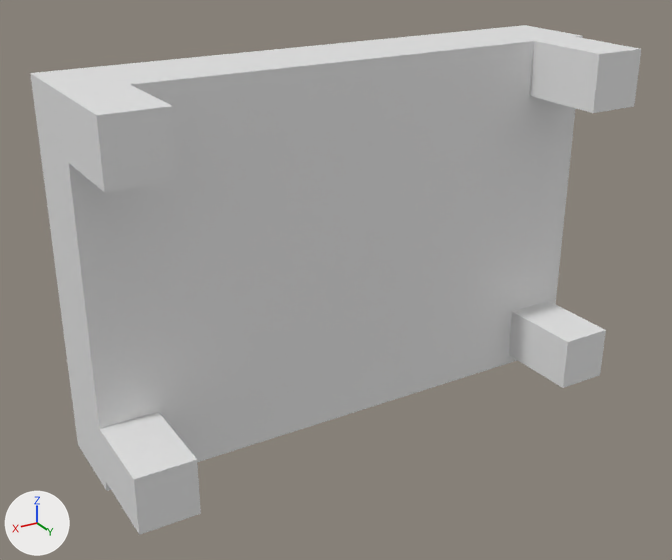
A saved change to the OBJ model landstalker/data/proxies/table_63.obj.
The view is the same before and after, from a 50 mm camera at (528.7, 24.6, 525.4) aimed at (489.8, -40.2, 493.0). Arrows for +X, +Y and +Z are at lower left; the lights stay in place. The picture after the commit comes second. Where no turn or scale is listed for an object, it has been applied to the vertices. Vertices at exactly the same position are counted once.

Names of what the first picture shows: 'table_63'.
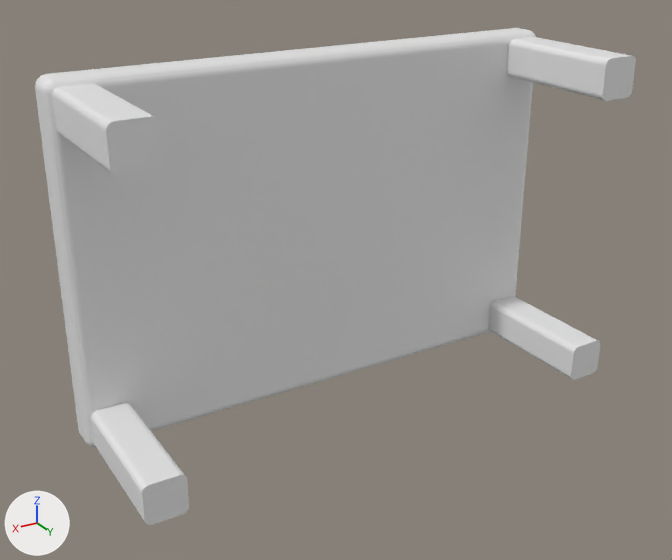
Changed parts and their boxes [x1, y1, x2, y2] in the pictures (672 x 560 px):
'table_63', reshaped: before [30, 25, 641, 535]; after [35, 28, 636, 525]
part 1 of me_table_63, rebuilt (9% narrower, 10% shorter): before [30, 25, 583, 491]; after [35, 28, 536, 447]
part 2 of me_table_63, rebuilt (14% wider): before [509, 301, 606, 388]; after [489, 296, 600, 380]
part 3 of me_table_63, rebuilt: before [100, 412, 201, 535]; after [91, 403, 189, 525]
part 4 of me_table_63, rebuilt (16% wider, 16% shorter): before [530, 37, 641, 113]; after [507, 37, 636, 101]
part 5 of me_table_63, added: after [52, 84, 163, 176]

The edits, one by one:
me_table_63 is used by ob_table_63; location (0.0, 0.0, 0.0).
me_table_63 had 39 vertices, 30 faces and spanned x 463.0..512.0, y -48.0..-32.0, z 479.0..512.0.
me_table_63 now has 1672 vertices, 1662 faces and spans x 464.0..512.0, y -48.0..-32.0, z 480.0..512.0.
me_table_63 part 1: the loose piece of 15 vertices spanning x 463.0..512.0, y -48.0..-32.0, z 479.0..512.0 is rebuilt with 488 vertices and now spans x 464.0..512.0, y -48.0..-44.5, z 480.0..512.0.
me_table_63 part 2: the loose piece of 8 vertices spanning x 464.0..469.0, y -40.0..-32.0, z 480.0..485.0 is rebuilt with 296 vertices and now spans x 464.5..468.1, y -44.8..-32.0, z 480.5..484.1.
me_table_63 part 3: the loose piece of 8 vertices spanning x 507.0..512.0, y -40.0..-32.0, z 480.0..485.0 is rebuilt with 296 vertices and now spans x 507.9..511.5, y -44.8..-32.0, z 480.5..484.1.
me_table_63 part 4: the loose piece of 8 vertices spanning x 464.0..469.0, y -40.0..-32.0, z 507.0..512.0 is rebuilt with 296 vertices and now spans x 464.5..468.1, y -44.8..-32.0, z 507.9..511.5.
me_table_63 part 5: a new loose piece of 296 vertices spanning x 507.9..511.5, y -44.8..-32.0, z 507.9..511.5.
